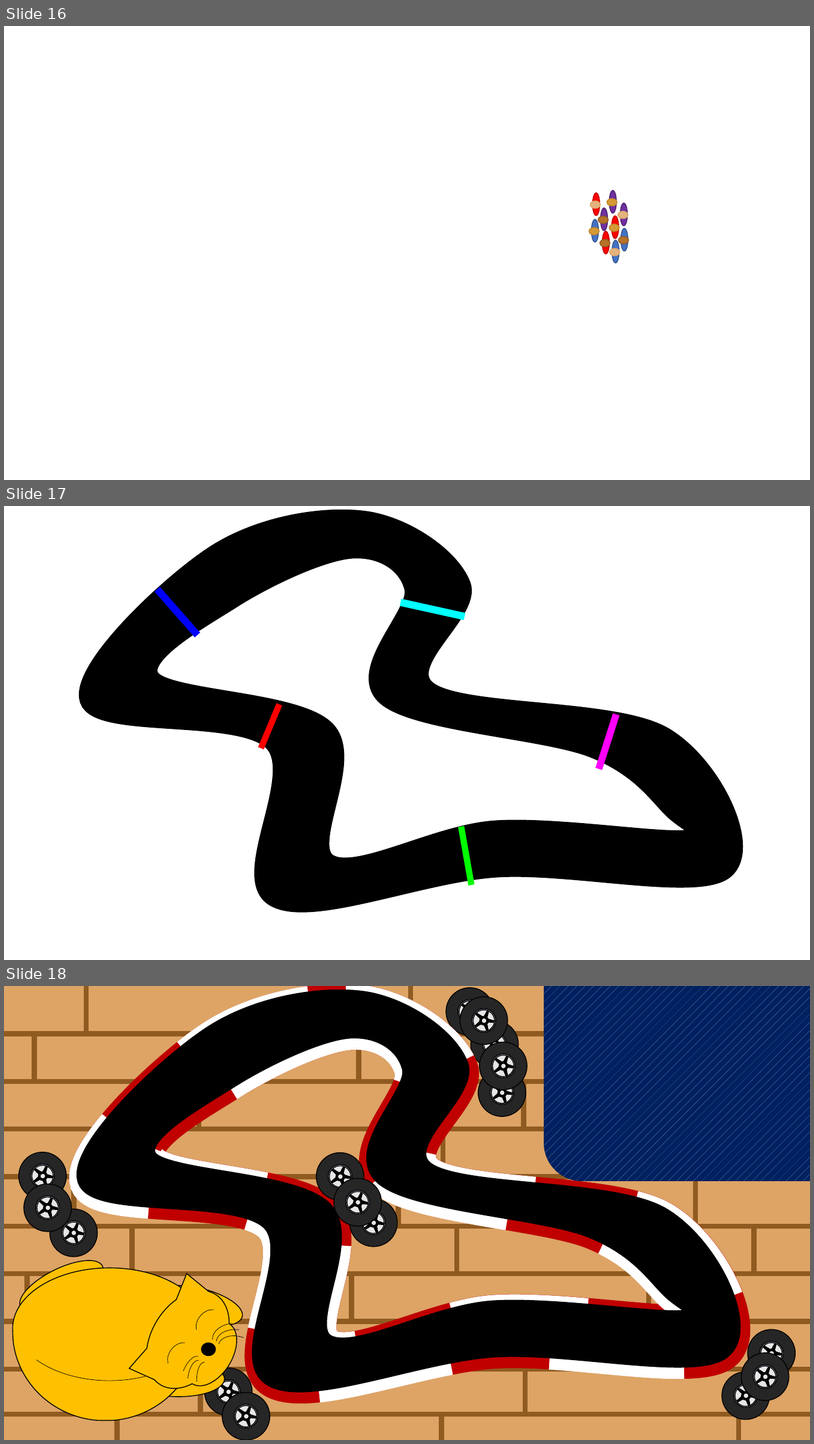
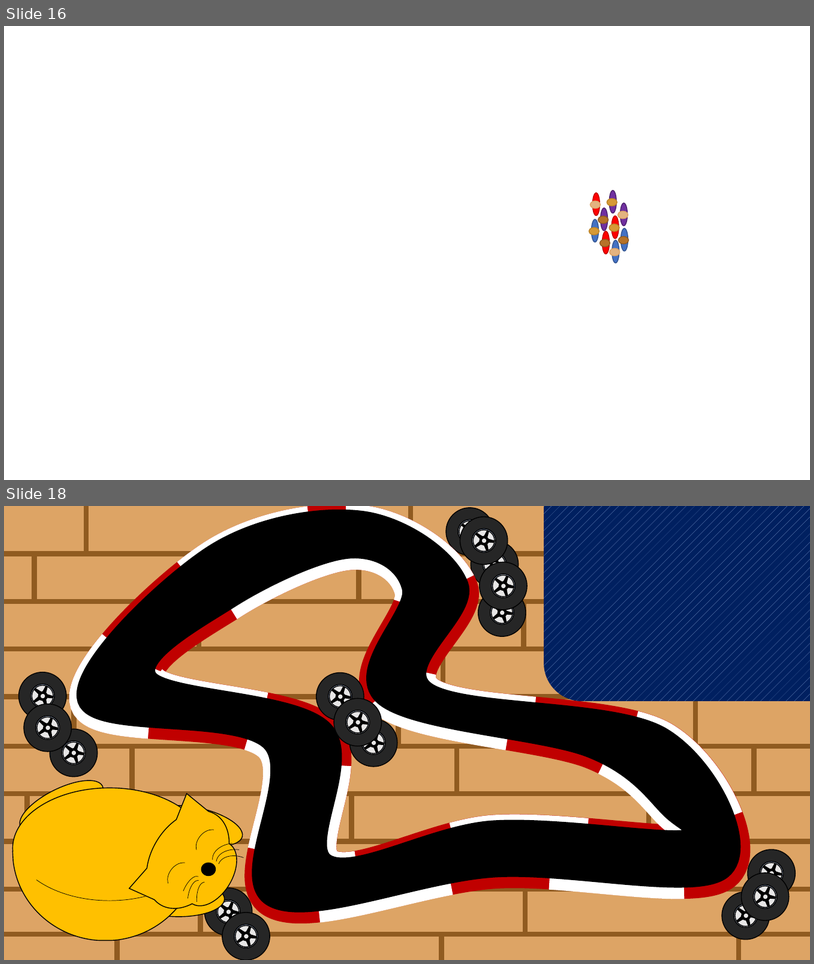
Before and after one commit to Buildasaurus/Genetic-Racing-Car, a slide deck: Data/Racerbane og bil.pptx. Shown one above the other, each under a label of ours: slides 16, 17 and 18 before the commit, slides 16 and 18 after it; the slides between them are not shown. The pictures are 814x1444 and 814x964 pixels, drawn with LibreOffice and Linux fonts; fonts in the diff are those of the drawing. Boxes give left, top, right and bottom in pixels: in the first picture for what was removed or moved away, otherwise in the second. Text is boxed around its words. In the diff, an @@ line names an element or a change of style, - is before the commit and + after.

```diff
--- a/Data/Racerbane og bil.pptx
+++ b/Data/Racerbane og bil.pptx
@@ slide 17 removed at box(4, 506, 810, 960), background #FFFFFF @@
@@ freeform shape removed at box(87, 518, 735, 904) @@
@@ rectangle removed at box(155, 586, 200, 637) @@
@@ rectangle removed at box(400, 599, 466, 620) @@
@@ rectangle removed at box(258, 703, 282, 750) @@
@@ rectangle removed at box(596, 714, 620, 771) @@
@@ rectangle removed at box(459, 826, 475, 885) @@
```
Also in this commit, not shown: 1 slide added, 2 other files.
